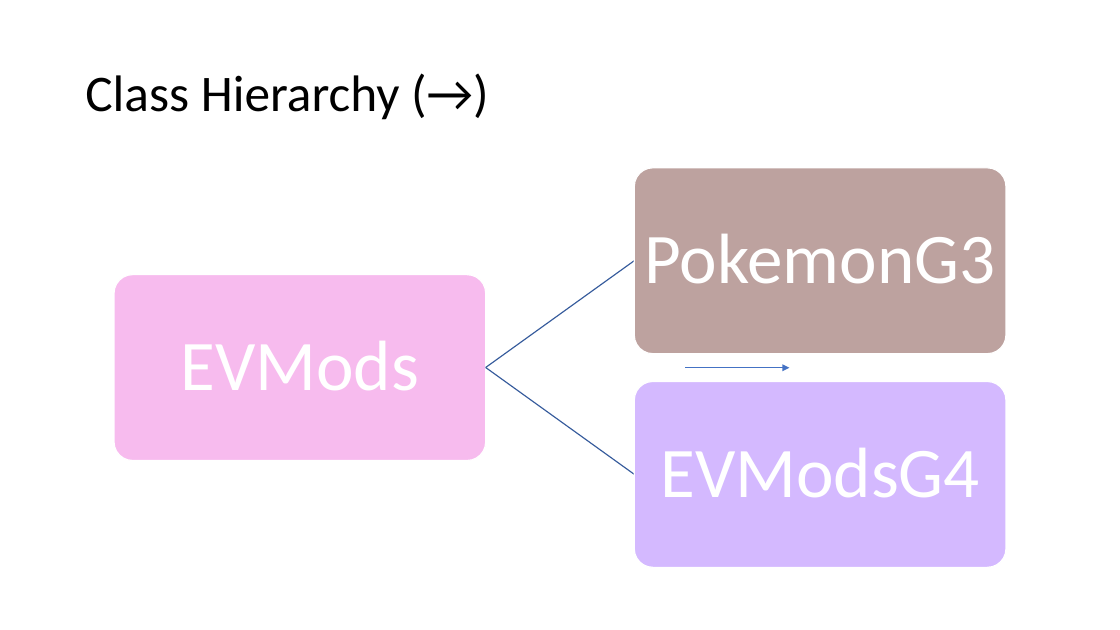
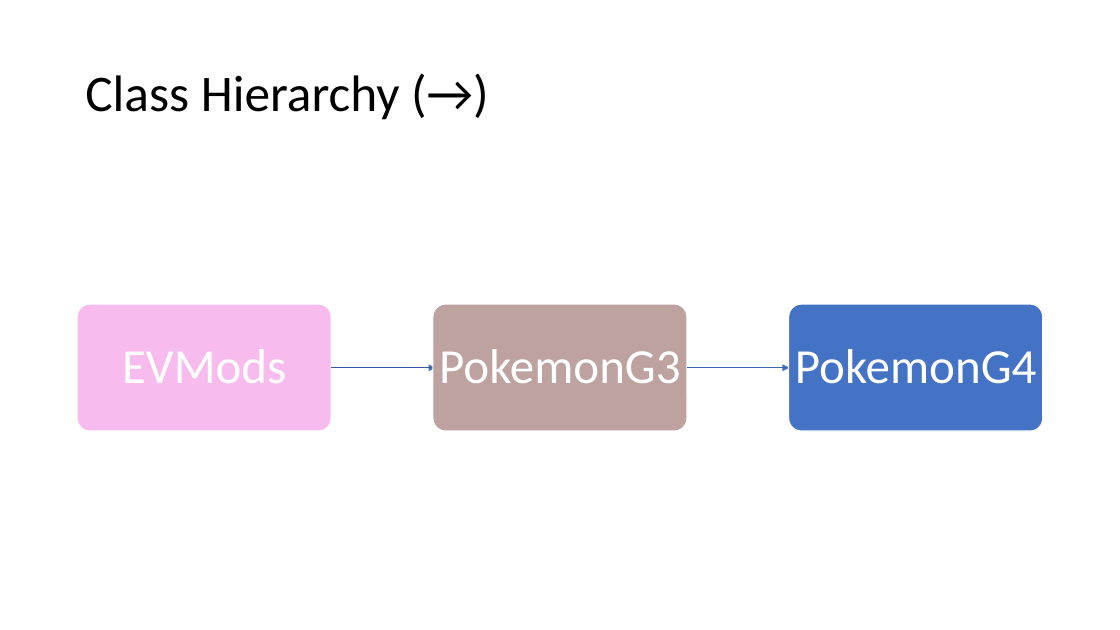
Before and after one commit to Ellime/PokemonEVCounter, a slide deck: slide 3 of Outline_PokemonEVCounterApp.pptx. Drawn at 1120x630 pixels with LibreOffice and Linux fonts; fonts in the diff are those of the drawing. Boxes give left, top, right and bottom in pixels: in the first picture for what was removed or moved away, otherwise in the second. Text is boxed around its words. In the diff, an @@ line names an element or a change of style, - is before the commit and + after.

Commit message:
Updated design doc

```diff
--- a/Outline_PokemonEVCounterApp.pptx
+++ b/Outline_PokemonEVCounterApp.pptx
@@ rounded rectangle: place and size @@
-rounded rectangle at [114,275,486,460]
+rounded rectangle at [77,304,332,431]
@@ text "EVMods": place and size @@
-text "EVMods" at [181,341,420,390]
+text "EVMods" at [122,349,286,383]
@@ text "EVMods" at [122,349,286,383]: size 61 to 42 pt; less space between paragraphs @@
@@ text "PokemonG3" at [439,349,681,383]: size 61 to 42 pt; less space between paragraphs @@
@@ text "PokemonG3": place and size @@
-text "PokemonG3" at [645,234,996,284]
+text "PokemonG3" at [439,349,681,383]
@@ group added at [331,304,1044,431]: 2 freeform shapes, 2 rounded rectangles, 1 text @@
+PokemonG4
@@ arrow added from (330, 368) to (435, 368), #4472C4 0.5 pt @@
@@ group removed at [484,168,1006,567]: 2 freeform shapes, 2 rounded rectangles, 1 text @@
-EVModsG4
```
Also in this commit, not shown: 7 other slides changed, 7 slides added, 1 slide removed.
